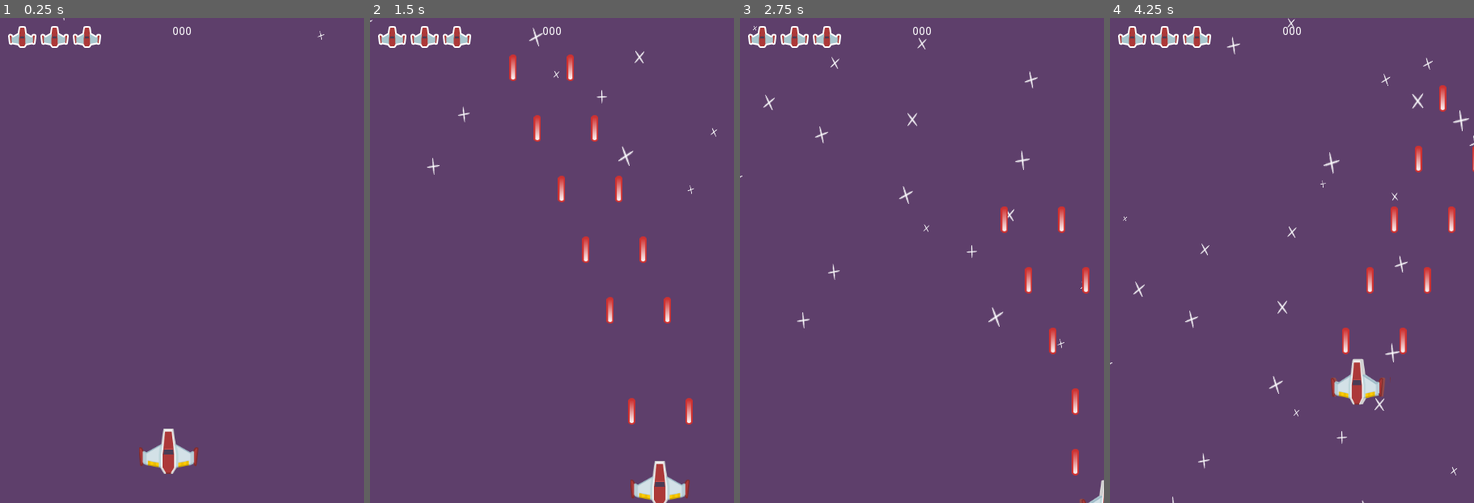
Above: before the commit, frames 1-4 (left to right).
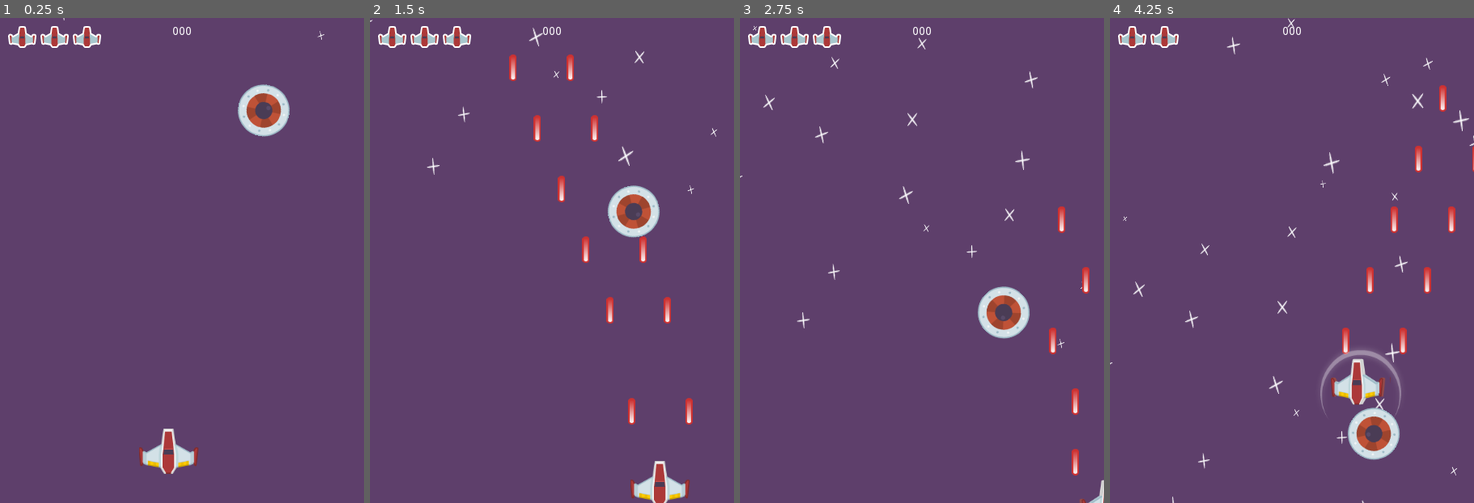
Above: after the commit, the same moments.

Repository: ZacharyRanes/Space_Shooter
Game: Godot game, scene res://MainScenes/Gameplay.tscn
The game is run twice, just before and just after one commit, with the same random seed, the same clock (stepped at 60 frames per second) and the same inputs.
Inputs:
- Up to frame 1 (0.25 s): no input
- Up to frame 2 (1.5 s): hold D (move_right) 0.53-1.28 s; hold Space (shoot) 0.53-1.28 s; hold S (move_down) from 1.28 s (still down); tap Space (shoot) at 1.35 s
- Up to frame 3 (2.75 s): release S (move_down) at 2.03 s; hold D (move_right) from 2.03 s (still down); hold Space (shoot) from 2.03 s (still down)
- Up to frame 4 (4.25 s): release D (move_right) at 2.78 s; release Space (shoot) at 2.78 s; hold W (move_up) 2.78-3.53 s; tap Space (shoot) at 2.85 s; hold A (move_left) from 3.53 s (still down); hold Space (shoot) from 3.53 s (still down)

The runs differ from the first frame. In frame 1, 1.1% of the frame differs, in the area x 65-80%, y 13-25%; in frame 2, 1.1%; in frame 3, 1.3%; in frame 4, 1.7%, in the area x 20-80%, y 1-92%.

Commit message:
End of EP21

Diff:
--- a/Enemy/Enemy.gd
+++ b/Enemy/Enemy.gd
@@ -1,10 +1,17 @@
 extends Area2D
+class_name Enemy
 
 export var verticalSpeed := 10.0
 export var health: int = 10
 
+var playerInArea: Player = null
+
 func _ready():
 	add_to_group("damageable")
+
+func _process(delta):
+	if playerInArea != null:
+		playerInArea.damage(1)
 
 func _physics_process(delta):
 	position.y += verticalSpeed * delta
@@ -16,3 +23,11 @@
 
 func _on_VisibilityNotifier2D_screen_exited():
 	queue_free()
+
+func _on_Enemy_area_entered(area):
+	if area is Player:
+		playerInArea = area
+
+func _on_Enemy_area_exited(area):
+	if area is Player:
+		playerInArea = null
--- a/Enemy/Enemy.tscn
+++ b/Enemy/Enemy.tscn
@@ -4,7 +4,7 @@
 [ext_resource path="res://Enemy/Enemy.gd" type="Script" id=2]
 
 [sub_resource type="CircleShape2D" id=1]
-radius = 47.0317
+radius = 33.3896
 
 [node name="Enemy" type="Area2D"]
 script = ExtResource( 2 )
@@ -18,4 +18,6 @@
 [node name="VisibilityNotifier2D" type="VisibilityNotifier2D" parent="."]
 scale = Vector2( 5, 5 )
 
+[connection signal="area_entered" from="." to="." method="_on_Enemy_area_entered"]
+[connection signal="area_exited" from="." to="." method="_on_Enemy_area_exited"]
 [connection signal="screen_exited" from="VisibilityNotifier2D" to="." method="_on_VisibilityNotifier2D_screen_exited"]
--- /dev/null
+++ b/Enemy/FastEnemy.gd
@@ -0,0 +1,6 @@
+extends Enemy
+
+export var rotationRate := 20
+
+func _process(delta):
+	rotate(deg2rad(rotationRate) * delta)
--- /dev/null
+++ b/Enemy/FastEnemy.tscn
@@ -0,0 +1,16 @@
+[gd_scene load_steps=3 format=2]
+
+[ext_resource path="res://Enemy/Enemy.tscn" type="PackedScene" id=1]
+[ext_resource path="res://Enemy/FastEnemy.gd" type="Script" id=2]
+
+[node name="FastEnemy" instance=ExtResource( 1 )]
+script = ExtResource( 2 )
+verticalSpeed = 100.0
+health = 20
+rotationRate = 50
+
+[node name="Sprite" parent="." index="0"]
+scale = Vector2( 0.7, 0.7 )
+
+[node name="VisibilityNotifier2D" parent="." index="2"]
+scale = Vector2( 4, 4 )
--- a/MainScenes/Gameplay.tscn
+++ b/MainScenes/Gameplay.tscn
@@ -1,8 +1,9 @@
-[gd_scene load_steps=5 format=2]
+[gd_scene load_steps=6 format=2]
 
 [ext_resource path="res://Player/Player.tscn" type="PackedScene" id=1]
 [ext_resource path="res://Textures/backgroundColor.png" type="Texture" id=2]
 [ext_resource path="res://Textures/starBig.png" type="Texture" id=3]
+[ext_resource path="res://Enemy/FastEnemy.tscn" type="PackedScene" id=4]
 [ext_resource path="res://HUD/HUD.tscn" type="PackedScene" id=5]
 
 [node name="Gameplay" type="Node"]
@@ -36,3 +37,6 @@
 
 [node name="Player" parent="." instance=ExtResource( 1 )]
 position = Vector2( 208.97, 537.278 )
+
+[node name="FastEnemy" parent="." instance=ExtResource( 4 )]
+position = Vector2( 326.055, 89.3516 )
--- a/project.godot
+++ b/project.godot
@@ -10,11 +10,17 @@
 
 _global_script_classes=[ {
 "base": "Area2D",
+"class": "Enemy",
+"language": "GDScript",
+"path": "res://Enemy/Enemy.gd"
+}, {
+"base": "Area2D",
 "class": "Player",
 "language": "GDScript",
 "path": "res://Player/Player.gd"
 } ]
 _global_script_class_icons={
+"Enemy": "",
 "Player": ""
 }
 
